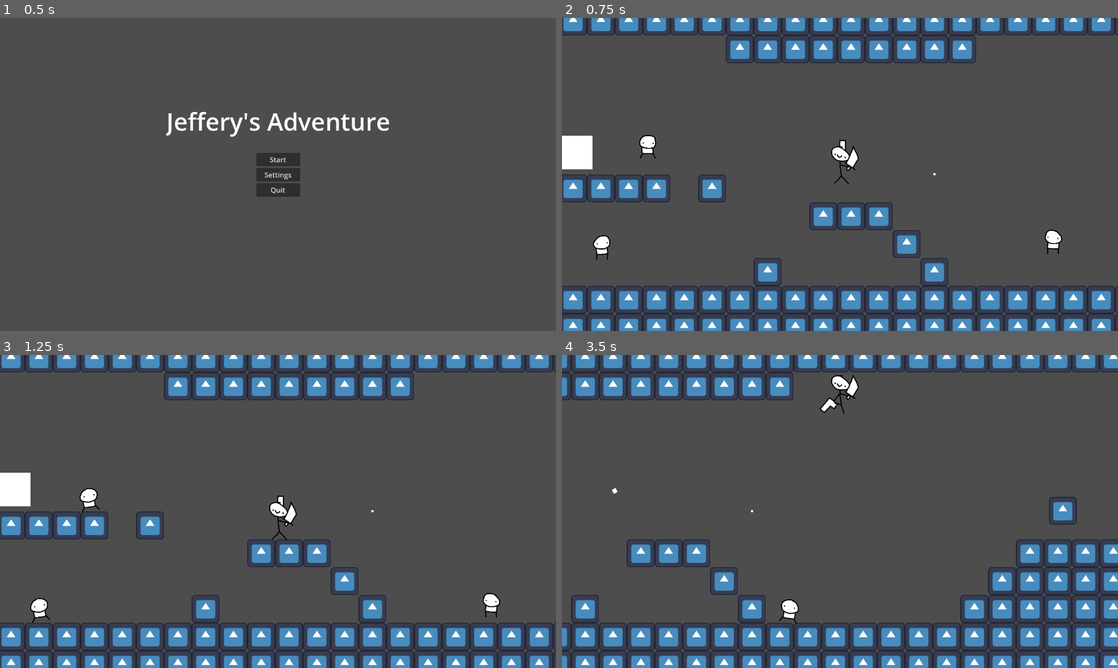
Above: before the commit, frames 1-4 (two rows, left to right).
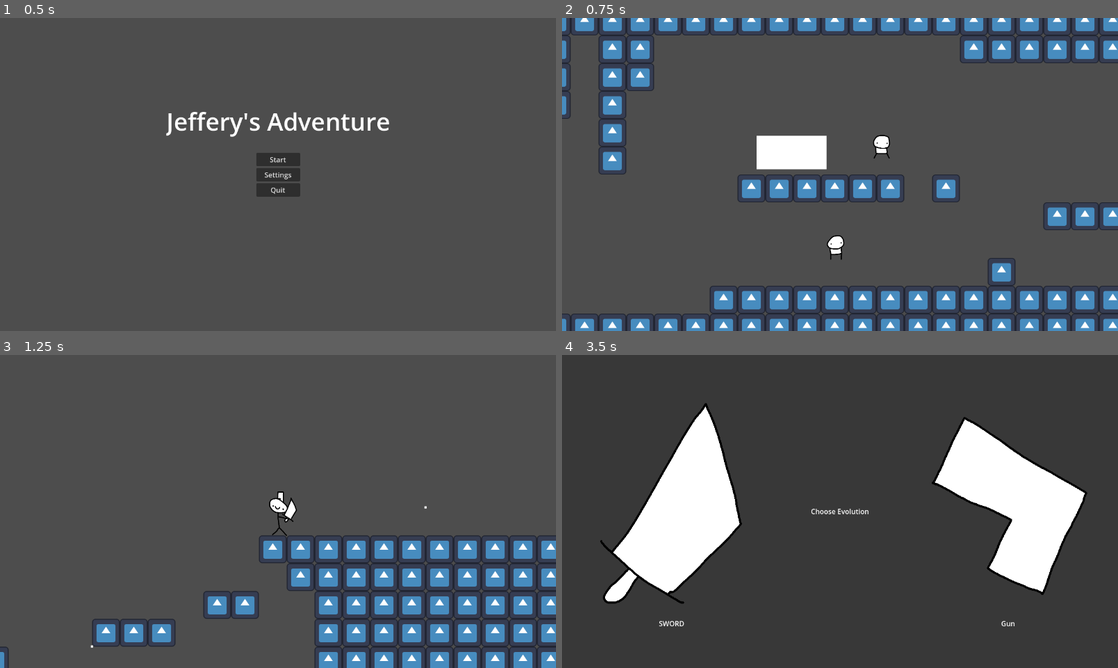
Above: after the commit, the same moments.

Repository: flyguywannadie/JefferyAdventure
Game: Godot game, scene res://Scenes/StartMenu.tscn
Two runs of this game, one before a commit and one after it. Both use one fixed random seed, a clock stepped at 60 frames per second and the inputs below. The engine's default icon, where the game draws it, is replaced by a stand-in: a white triangle on a blue panel in a dark square.
Inputs (mouse positions are in pixels of both pictures, inside the frame that each line leads up to):
- Up to frame 1 (0.5 s): no input
- Up to frame 2 (0.75 s): click "Start" at 0.5 s
- Up to frame 3 (1.25 s): no input
- Up to frame 4 (3.5 s): move the mouse to (962, 495) at 1.27 s; hold D 1.28-2 s; hold V 1.28-2 s; tap Space (jef_Jump) at 1.52, 1.55, 1.82, 2.85, 3.02, 3.32 s; click (673, 505) at 2.02 s; move the mouse to (728, 527) at 2.77 s; hold D from 2.78 s (still down); tap V at 3.05 s

Frame 1 is identical in both runs. In frame 2, 26% of the frame differs, in the area x 0-100%, y 0-100%; in frame 3, 27%; in frame 4, 41%.

Commit message:
Test boss and Jeffery Update
Test "boss" which is just a box with health right now

jeffery now jumps based on time pressed down

Diff:
--- a/Scenes/node_2d.tscn
+++ b/Scenes/node_2d.tscn
@@ -10,25 +10,38 @@
 [ext_resource type="TileSet" uid="uid://khxjqjugnsov" path="res://Tilemaps/TestTileMap.tres" id="7_ngi6t"]
 [ext_resource type="PackedScene" uid="uid://soputgv8t7rk" path="res://Scenes/Prefabs/CamTrackSwitch.tscn" id="10_ivdcg"]
 [ext_resource type="Script" path="res://Scripts/PauseMenu.gd" id="11_1d1kq"]
+[ext_resource type="Script" path="res://Scripts/EvolutionScreen.gd" id="12_cvh8f"]
 [ext_resource type="PackedScene" uid="uid://bh523bxi5rvi" path="res://Scenes/Prefabs/camera_track.tscn" id="12_lhr3g"]
+[ext_resource type="Texture2D" uid="uid://cq67xj1g1bm8q" path="res://Textures/SwordEvoButton.png" id="13_1tk7r"]
+[ext_resource type="Texture2D" uid="uid://qotynlinrtcj" path="res://Textures/SwordEvoButtonHover.png" id="14_k02nj"]
+[ext_resource type="Texture2D" uid="uid://07jullcmmn2w" path="res://Textures/GunEvoButton.png" id="15_bv6un"]
+[ext_resource type="Texture2D" uid="uid://dqgv2ia0li61e" path="res://Textures/GunEvoButtonHover.png" id="16_vvsn2"]
+[ext_resource type="Script" path="res://Scripts/Boss.gd" id="17_jweib"]
 
 [sub_resource type="CircleShape2D" id="CircleShape2D_wsfas"]
 radius = 165.027
 
+[sub_resource type="RectangleShape2D" id="RectangleShape2D_j7l4g"]
+size = Vector2(208, 208)
+
 [node name="Node2D" type="Node2D"]
-script = ExtResource("1_k3xtd")
 
 [node name="TileMapLayer" type="TileMapLayer" parent="."]
 tile_map_data = PackedByteArray("AAANAAEAAAAAAAAAAAAMAAIAAAAAAAAAAAALAAMAAAAAAAAAAAACAAIAAAAAAAAAAAD5/wAAAAAAAAAAAAD4/w …(55680 unchanged characters)…
 tile_set = ExtResource("7_ngi6t")
 use_kinematic_bodies = true
 
+[node name="GameManager" type="Node2D" parent="."]
+script = ExtResource("1_k3xtd")
+
 [node name="Jeffery" parent="." instance=ExtResource("4_oebhw")]
-position = Vector2(13, -97)
+position = Vector2(-1064, 1792)
 slide_on_ceiling = false
 
 [node name="Area2D" type="Area2D" parent="."]
 position = Vector2(-1286, -101)
+collision_layer = 3
+collision_mask = 3
 script = ExtResource("6_afb4y")
 
 [node name="CollisionShape2D" type="CollisionShape2D" parent="Area2D"]
@@ -52,9 +65,6 @@
 
 [node name="RigidBody2D7" parent="FunnyBouncingGuys" instance=ExtResource("5_1qprb")]
 position = Vector2(8499, 4037)
-
-[node name="RigidBody2D8" parent="FunnyBouncingGuys" instance=ExtResource("5_1qprb")]
-position = Vector2(1152, 2505)
 
 [node name="RigidBody2D2" parent="FunnyBouncingGuys" instance=ExtResource("5_1qprb")]
 position = Vector2(992, 312)
@@ -232,6 +242,90 @@
 theme_override_font_sizes/font_size = 24
 text = "Title"
 
+[node name="EvolutionScreen" type="Control" parent="CanvasLayer"]
+process_mode = 2
+visible = false
+layout_mode = 3
+anchors_preset = 15
+anchor_right = 1.0
+anchor_bottom = 1.0
+grow_horizontal = 2
+grow_vertical = 2
+script = ExtResource("12_cvh8f")
+
+[node name="ColorRect" type="ColorRect" parent="CanvasLayer/EvolutionScreen"]
+layout_mode = 1
+anchors_preset = 15
+anchor_right = 1.0
+anchor_bottom = 1.0
+grow_horizontal = 2
+grow_vertical = 2
+color = Color(0.219501, 0.219501, 0.219501, 1)
+
+[node name="MarginContainer" type="MarginContainer" parent="CanvasLayer/EvolutionScreen"]
+layout_mode = 1
+anchors_preset = 15
+anchor_right = 1.0
+anchor_bottom = 1.0
+grow_horizontal = 2
+grow_vertical = 2
+theme_override_constants/margin_left = 12
+theme_override_constants/margin_top = 12
+theme_override_constants/margin_right = 12
+theme_override_constants/margin_bottom = 12
+
+[node name="HBoxContainer" type="HBoxContainer" parent="CanvasLayer/EvolutionScreen/MarginContainer"]
+layout_mode = 2
+theme_override_constants/separation = 64
+alignment = 1
+
+[node name="Sword" type="VBoxContainer" parent="CanvasLayer/EvolutionScreen/MarginContainer/HBoxContainer"]
+layout_mode = 2
+alignment = 1
+
+[node name="TextureButton" type="TextureButton" parent="CanvasLayer/EvolutionScreen/MarginContainer/HBoxContainer/Sword"]
+layout_mode = 2
+texture_normal = ExtResource("13_1tk7r")
+texture_hover = ExtResource("14_k02nj")
+
+[node name="Label" type="Label" parent="CanvasLayer/EvolutionScreen/MarginContainer/HBoxContainer/Sword"]
+layout_mode = 2
+text = "SWORD"
+horizontal_alignment = 1
+
+[node name="Label" type="Label" parent="CanvasLayer/EvolutionScreen/MarginContainer/HBoxContainer"]
+layout_mode = 2
+text = "Choose Evolution"
+
+[node name="Gun" type="VBoxContainer" parent="CanvasLayer/EvolutionScreen/MarginContainer/HBoxContainer"]
+layout_mode = 2
+alignment = 1
+
+[node name="TextureButton" type="TextureButton" parent="CanvasLayer/EvolutionScreen/MarginContainer/HBoxContainer/Gun"]
+layout_mode = 2
+texture_normal = ExtResource("15_bv6un")
+texture_hover = ExtResource("16_vvsn2")
+
+[node name="Label" type="Label" parent="CanvasLayer/EvolutionScreen/MarginContainer/HBoxContainer/Gun"]
+layout_mode = 2
+text = "Gun"
+horizontal_alignment = 1
+
+[node name="TestBoss" type="CharacterBody2D" parent="."]
+position = Vector2(1088, 2544)
+collision_layer = 2
+collision_mask = 9
+script = ExtResource("17_jweib")
+
+[node name="Sprite2D" type="Sprite2D" parent="TestBoss"]
+scale = Vector2(200, 200)
+texture = ExtResource("2_mxtlc")
+
+[node name="CollisionShape2D" type="CollisionShape2D" parent="TestBoss"]
+shape = SubResource("RectangleShape2D_j7l4g")
+
 [connection signal="body_entered" from="Area2D" to="Area2D" method="_on_body_entered"]
 [connection signal="pressed" from="CanvasLayer/PauseMenu/MarginContainer/HBoxContainer/VBoxContainer/Resume" to="CanvasLayer/PauseMenu" method="_on_resume_pressed"]
 [connection signal="pressed" from="CanvasLayer/PauseMenu/MarginContainer/HBoxContainer/VBoxContainer/Back To Title" to="CanvasLayer/PauseMenu" method="_on_back_to_title_pressed"]
+[connection signal="pressed" from="CanvasLayer/EvolutionScreen/MarginContainer/HBoxContainer/Sword/TextureButton" to="CanvasLayer/EvolutionScreen" method="_on_Sword_button_pressed"]
+[connection signal="pressed" from="CanvasLayer/EvolutionScreen/MarginContainer/HBoxContainer/Gun/TextureButton" to="CanvasLayer/EvolutionScreen" method="_on_Gun_button_pressed"]
--- /dev/null
+++ b/Scripts/Boss.gd
@@ -0,0 +1,18 @@
+extends Enemy
+class_name Boss
+
+var gamemanager: GameManager
+
+func _ready() -> void:
+	# https://www.reddit.com/r/godot/comments/16kkpo2/finding_child_node_by_type/
+	for child in $"..".get_children():
+		if child is GameManager:
+			gamemanager = child
+
+	super._ready()
+	pass
+
+func _die() -> void:
+	gamemanager.StartEvolution()
+	super._die()
+	pass
--- /dev/null
+++ b/Scripts/EvolutionScreen.gd
@@ -0,0 +1,18 @@
+extends Control
+
+func _ready() -> void:
+	visible = false
+
+func CloseEvolution() -> void:
+	visible = false
+	get_tree().paused = false
+
+
+func _on_Sword_button_pressed() -> void:
+	CloseEvolution()
+	pass # Replace with function body.
+
+
+func _on_Gun_button_pressed() -> void:
+	CloseEvolution()
+	pass # Replace with function body.
--- a/Scripts/GameManager.gd
+++ b/Scripts/GameManager.gd
@@ -1,6 +1,8 @@
 extends Node2D
+class_name GameManager
 
 const TESTGUYBOUNCE = preload("res://Scenes/Prefabs/testguybounce.tscn")
+@onready var evolution_screen: Control = $"../CanvasLayer/EvolutionScreen"
 
 # Called when the node enters the scene tree for the first time.
 func _ready() -> void:
@@ -17,4 +19,12 @@
 		add_child(c)
 		c.position = Vector2(randf_range(-1000,1000),-500)
 
+	if (Input.is_key_pressed(KEY_V)):
+		StartEvolution()
+
 	pass
+
+func StartEvolution() -> void:
+	evolution_screen.visible = true
+	get_tree().paused = true
+	pass
--- a/Scripts/Jeffery.gd
+++ b/Scripts/Jeffery.gd
@@ -3,6 +3,10 @@
 
 var test: int = 10
 @export var speed: float = 200
+@export var jumpPower: float = 1400
+var jumpTimer: float
+var cayoteTime: int = 3
+var onGround: bool = true
 
 const TEST_GUN = preload("res://Scenes/Prefabs/TestGun.tscn")
 @onready var gun_holder: Node2D = $GunArm/GunHolder
@@ -32,7 +36,7 @@
 
 	pass
 
-func _process(delta: float) -> void:
+func _physics_process(delta: float) -> void:
 
 	var sideVelocity: float = 0
 
@@ -44,8 +48,29 @@
 
 	setMovement(sideVelocity, movement.y)
 
-	if (Input.is_action_just_pressed("jef_Jump")):# && is_on_floor()):
-		addMovement(0,-1400)
+	if (!is_on_floor() && onGround):
+		print(cayoteTime)
+		cayoteTime -= 1
+		if (cayoteTime < 0):
+			onGround = false
+	if (cayoteTime < 0 && is_on_floor()):
+		cayoteTime = 3
+		#cayoteTime = Engine.get_frames_per_second() / 20
+		#print("should be ", Engine.get_frames_per_second() / 20, " --- but I got ", cayoteTime)
+		#if (Engine.get_frames_per_second() < 20) :
+			#cayoteTime += 1
+		onGround = true
+
+	if (Input.is_action_just_pressed("jef_Jump") && onGround):
+		onGround = false
+		cayoteTime = -1
+		addMovement(0,-jumpPower/1.5)
+		jumpTimer = 0.15
+	if (Input.is_action_pressed("jef_Jump") && jumpTimer > 0):
+		addMovement(0,-jumpPower/20.0)
+		jumpTimer -= delta
+	if (Input.is_action_just_released("jef_Jump")):
+		jumpTimer = 0
 
 	var mousePos = get_viewport().get_camera_2d().get_global_mouse_position()
 	$GunArm.look_at(mousePos)
@@ -76,15 +101,9 @@
 	else:
 		anims.play("Idle")
 
-	super._process(delta)
+	super._physics_process(delta)
 
 	pass
 
 func getFacingDirection() -> bool:
 	return $Sprite.flip_h
-
-# Called every frame. 'delta' is the elapsed time since the previous frame.
-func _physics_process(delta: float) -> void:
-
-	super._physics_process(delta)
-	pass
Not shown: 1 places in Scenes/node_2d.tscn that only renumber resources
Binary file added: Textures/GunEvoButton.png
Not shown, added: Textures/GunEvoButton.png.import
Binary file added: Textures/GunEvoButtonHover.png
Not shown, added: Textures/GunEvoButtonHover.png.import
Binary file added: Textures/SwordEvoButton.png
Not shown, added: Textures/SwordEvoButton.png.import
Binary file added: Textures/SwordEvoButtonHover.png
Not shown, added: Textures/SwordEvoButtonHover.png.import
Not shown, added: Textures/_EvoButtons.mdp
